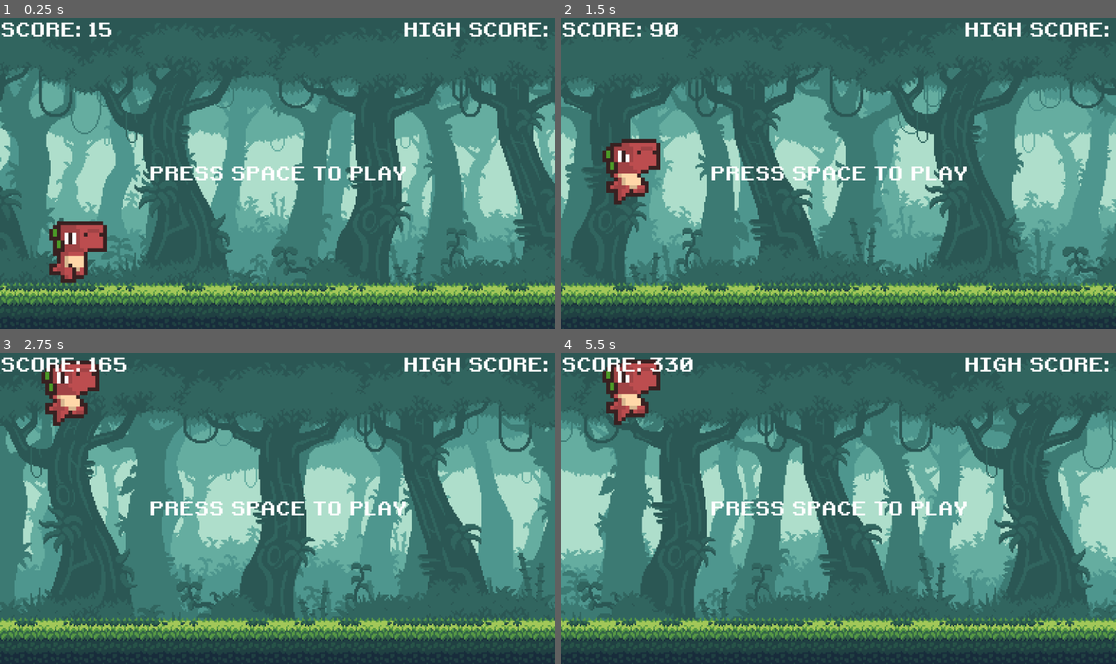
Above: before the commit, frames 1-4 (two rows, left to right).
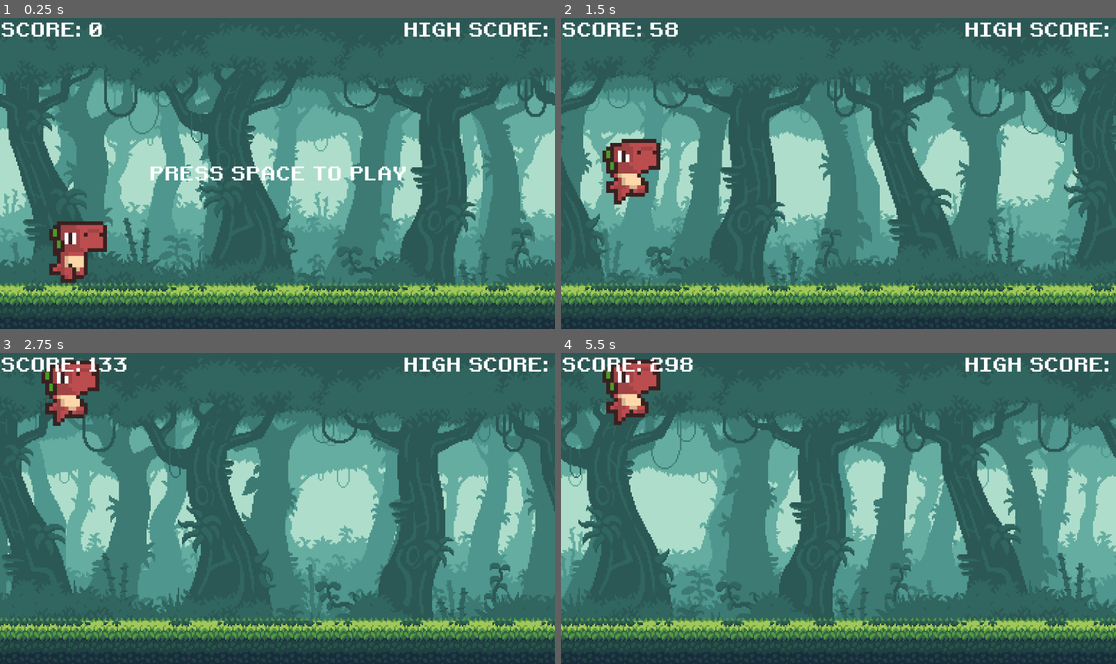
Above: after the commit, the same moments.

Repository: AnhNguyenTung039/godot-games
Game: Godot game, scene res://scenes/main.tscn
Same seed, same stepped clock (60 frames per second), same inputs: the game is played once before the commit and once after it.
Inputs:
- Up to frame 1 (0.25 s): no input
- Up to frame 2 (1.5 s): tap Space at 0.5, 1.25 s; hold Enter (ui_accept) 0.53-1.28 s; hold Up (ui_up) from 0.53 s (still down); tap Enter (ui_accept) at 1.35 s
- Up to frame 3 (2.75 s): tap Enter (ui_accept) at 1.52, 1.82 s; tap Space at 2 s; release Up (ui_up) at 2.03 s; hold Down (ui_down) from 2.03 s (still down); hold Enter (ui_accept) from 2.03 s (still down)
- Up to frame 4 (5.5 s): tap Space at 2.75, 3.5, 4.25 s; release Down (ui_down) at 2.78 s; release Enter (ui_accept) at 2.78 s; hold Up (ui_up) 2.78-4.28 s; tap Enter (ui_accept) at 2.85, 3.02, 3.32, 4.35, 4.52, 4.82 s; hold Enter (ui_accept) 3.53-4.28 s; hold Down (ui_down) 4.28-5.03 s; hold Up (ui_up) from 5.03 s (still down); hold Enter (ui_accept) from 5.03 s (still down)

The runs differ from the first frame. In frame 1, 48% of the frame differs, in the area x 0-100%, y 1-93%; in frame 2, 39%; in frame 3, 38%; in frame 4, 40%.

Commit message:
Adding pause game

Diff:
--- a/scenes/main.gd
+++ b/scenes/main.gd
@@ -13,6 +13,8 @@
 
 var screen_size : Vector2i
 
+var game_running : bool
+
 # Called when the node enters the scene tree for the first time.
 func _ready():
 	screen_size = get_window().size
@@ -22,6 +24,7 @@
 func new_game ():
 	# Reset variables
 	score = 0
+	show_score()
 
 	# Reset the nodes
 	$Dino.position = DINO_START_POSITION
@@ -31,21 +34,29 @@
 
 	$Ground.position = Vector2i(0, 0)
 
+	# Shot start label
+	$HUD.get_node("StartLabel").show()
+
 # Called every frame. 'delta' is the elapsed time since the previous frame.
 func _process(delta):
-	speed = START_SPEED
+	if game_running:
+		speed = START_SPEED
 
-	# Move the Dino and Camera position
-	$Dino.position.x += speed
-	$Camera2D.position.x += speed
+		# Move the Dino and Camera position
+		$Dino.position.x += speed
+		$Camera2D.position.x += speed
 
-	# Update score
-	score += speed
-	show_score()
+		# Update score
+		score += speed
+		show_score()
 
-	# Update the ground position
-	if $Camera2D.position.x - $Ground.position.x > screen_size.x * 1.5:
-		$Ground.position.x += screen_size.x # Move the ground along by the width of the screen # HOW?
+		# Update the ground position
+		if $Camera2D.position.x - $Ground.position.x > screen_size.x * 1.5:
+			$Ground.position.x += screen_size.x # Move the ground along by the width of the screen # HOW?
+	else:
+		if Input.is_action_just_pressed("ui_accept"):
+			game_running = true
+			$HUD.get_node("StartLabel").hide()
 
 func show_score():
 	$HUD.get_node("ScoreLabel").text = "SCORE: " + str(score / SCORE_MODIFIER)
